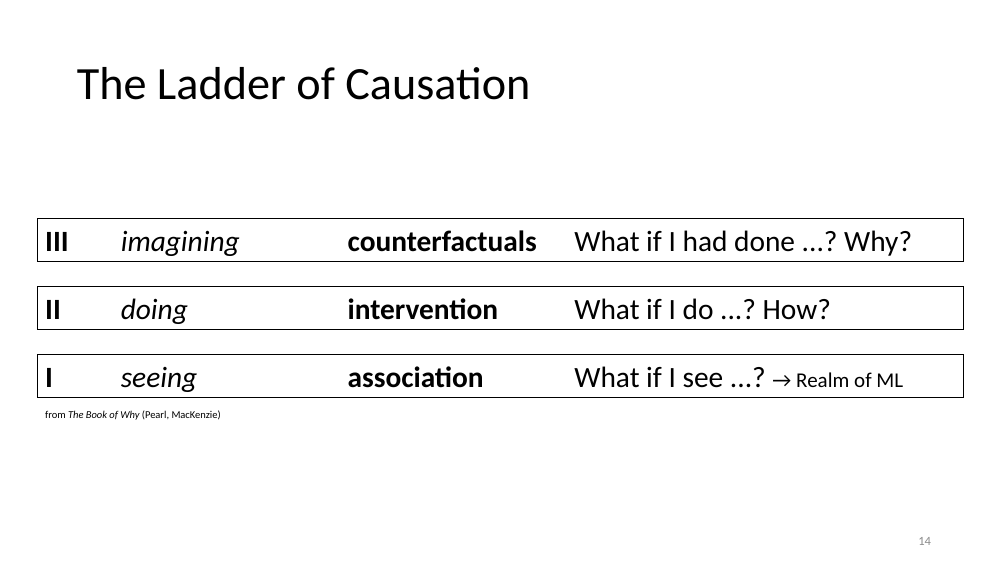
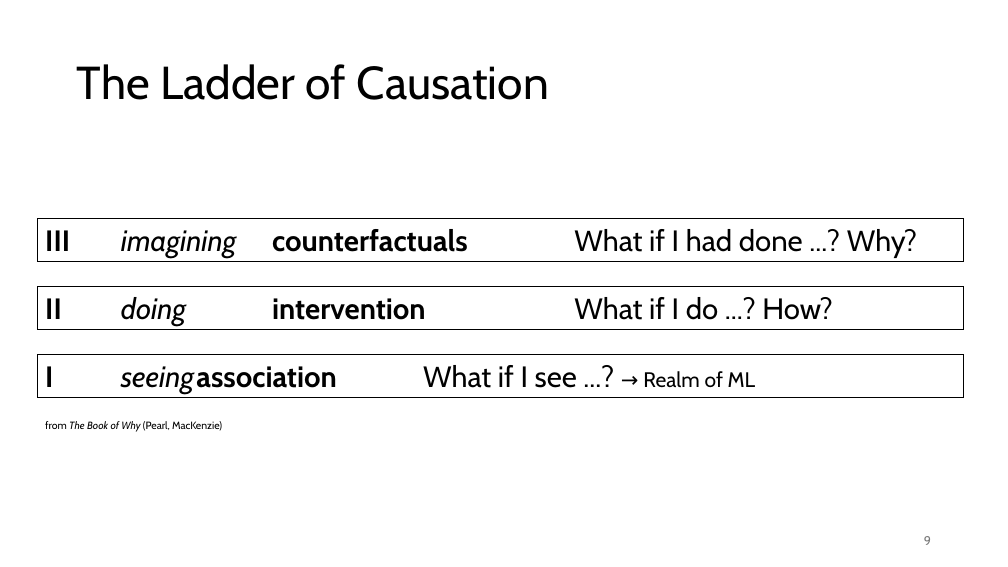
Before and after one commit to FelixWick/data_science, a slide deck: slide 9 of slides/10_causality.pptx (slide 14 before the commit). Drawn at 1008x567 pixels with LibreOffice and Linux fonts; fonts in the diff are those of the drawing. Boxes give left, top, right and bottom in pixels: in the first picture for what was removed or moved away, otherwise in the second. Text is boxed around its words. In the diff, an @@ line names an element or a change of style, - is before the commit and + after.

```diff
--- a/slides/10_causality.pptx
+++ b/slides/10_causality.pptx
@@ font Calibri to Cabin in 5 elements at bbox=[77, 64, 549, 100], bbox=[38, 219, 963, 262], bbox=[38, 287, 963, 330], bbox=[38, 355, 963, 398], bbox=[45, 421, 222, 432] @@
@@ text "from The Book of Why ...": place and size @@
-text "from The Book of Why ..." at bbox=[45, 410, 221, 420]
+text "from The Book of Why ..." at bbox=[45, 421, 222, 432]
@@ page number at bbox=[924, 536, 931, 545]: text changed; font Calibri to Cabin; text colour #8C8C8C to #797979 @@
-14
+9
```
Also in this commit, not shown: 22 other slides changed, 14 slides removed, 1 other file.
